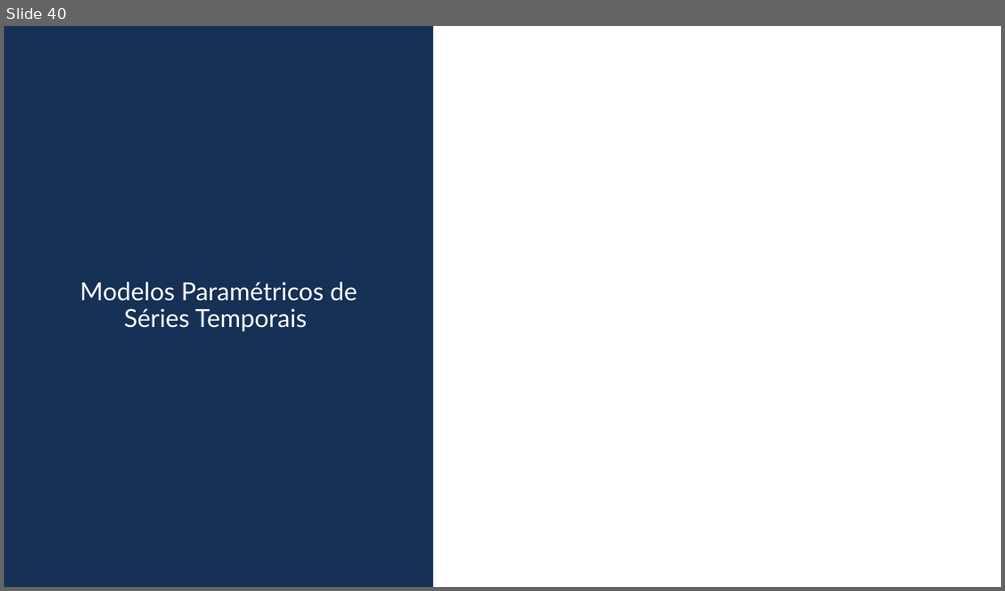
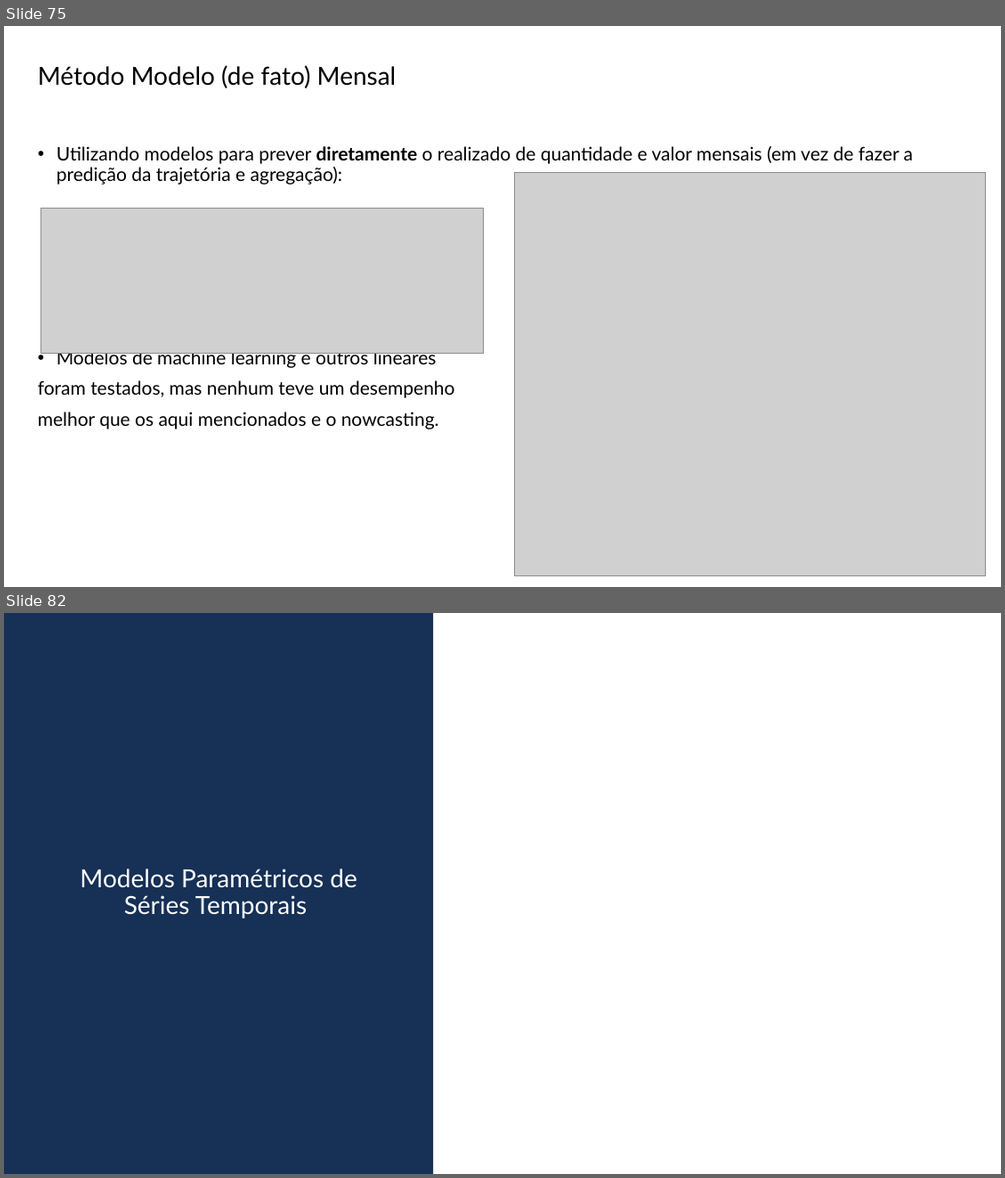
Before and after one commit to Daniel-Alexandre-Ramazzotte/Modelo-Vendas-Diario, a slide deck: Apresentacao/Projecao de Vendas Definição Modelo v2.pptx. Shown one above the other, each under a label of ours: slide 40 before the commit, slides 75 and 82 after it; the slides between them are not shown. The pictures are 1005x591 and 1005x1178 pixels, drawn with LibreOffice and Linux fonts; fonts in the diff are those of the drawing; grey boxes stand for pictures; background and template pictures are left out. Boxes give left, top, right and bottom in pixels: in the first picture for what was removed or moved away, otherwise in the second. Text is boxed around its words. In the diff, an @@ line names an element or a change of style, - is before the commit and + after.

```diff
--- a/Apresentacao/Projecao de Vendas Definição Modelo v2.pptx
+++ b/Apresentacao/Projecao de Vendas Definição Modelo v2.pptx
@@ slide 75 added at [4, 26, 1001, 587], background #FFFFFF @@
@@ title added at [38, 65, 396, 88], 24 pt, text #000000 @@
+Método Modelo (de fato) Mensal
@@ text added at [38, 146, 913, 429], 18 pt, text #000000 @@
+• Utilizando modelos para prever diretamente o realizado de quantidade e valor mensais (em vez de fazer a predição da trajetória e agregação):
+• Modelos de machine learning e outros lineares
+foram testados, mas nenhum teve um desempenho
+melhor que os aqui mencionados e o nowcasting.
@@ picture added at [515, 173, 985, 576] @@
@@ picture added at [40, 208, 484, 353] @@
@@ what was slide 40 is now slide 82 @@
```
Also in this commit, not shown: 14 slides changed, 67 other slides added, 11 slides removed, 50 other files.
